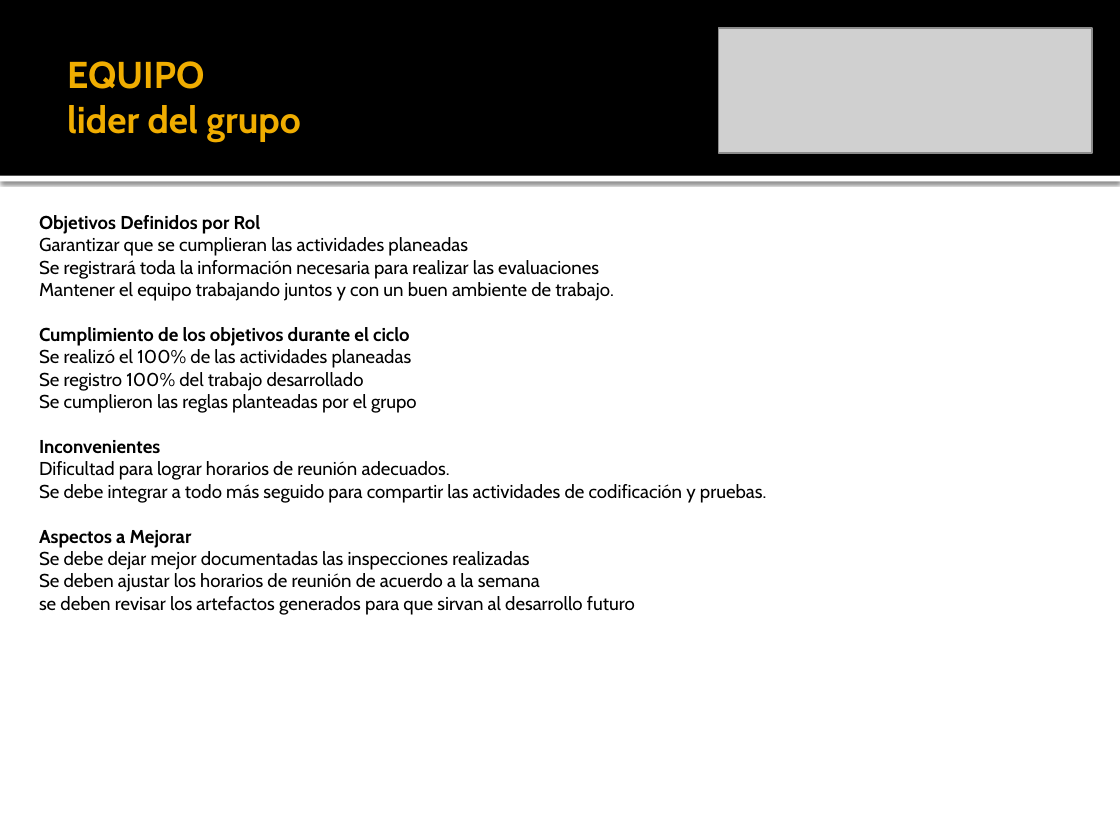
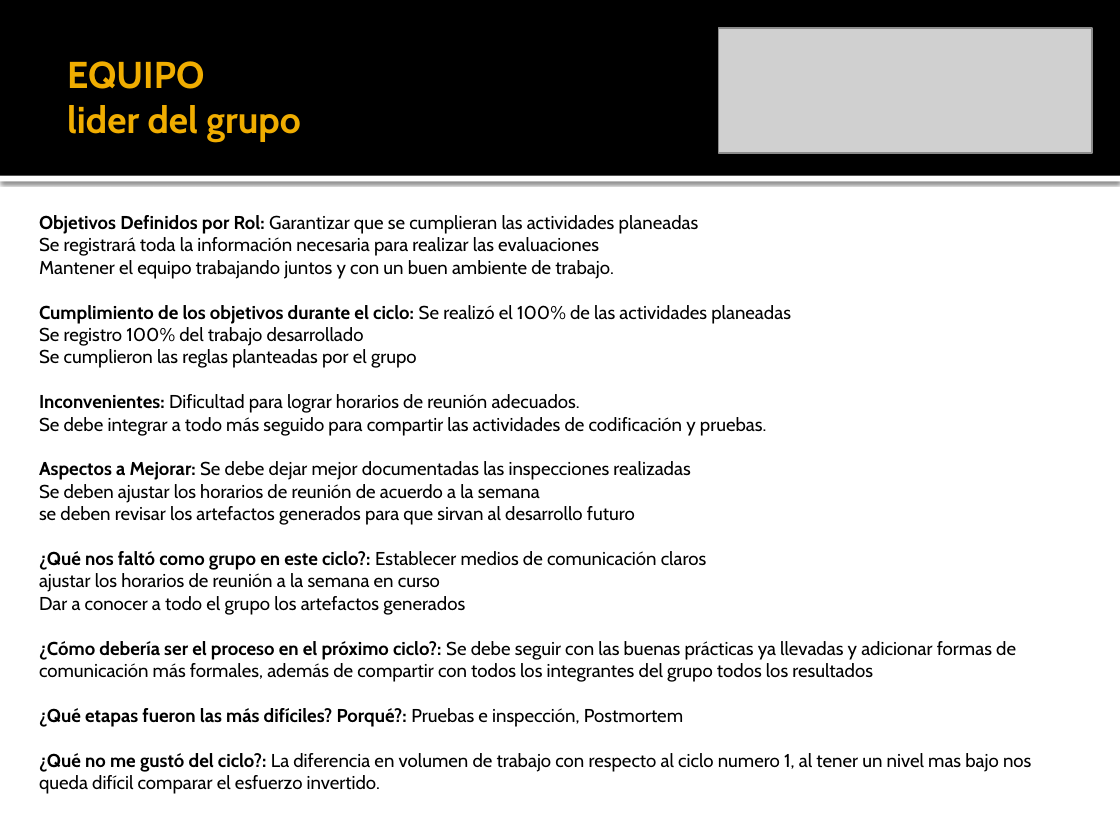
Before and after one commit to leseroth/ingenium-managment, a slide deck: slide 11 of CSOF5101 Ingeniera de Software/TSP/0323PostMortemTSPCiclo2.pptx (slide 18 before the commit). Drawn at 1120x840 pixels with LibreOffice and Linux fonts; fonts in the diff are those of the drawing; grey boxes stand for pictures. Boxes give left, top, right and bottom in pixels: in the first picture for what was removed or moved away, otherwise in the second. Text is boxed around its words. In the diff, an @@ line names an element or a change of style, - is before the commit and + after.

Commit message:
Version final del ciclo 2

```diff
--- a/CSOF5101 Ingeniera de Software/TSP/0323PostMortemTSPCiclo2.pptx
+++ b/CSOF5101 Ingeniera de Software/TSP/0323PostMortemTSPCiclo2.pptx
@@ text at bbox=[39, 215, 1031, 794]: text changed @@
-Objetivos Definidos por Rol
-Garantizar que se cumplieran las actividades planeadas
-Se registrará toda la información necesaria para realizar las evaluaciones
-Mantener el equipo trabajando juntos y con un buen ambiente de trabajo.
-Cumplimiento de los objetivos durante el ciclo
-Se realizó el 100% de las actividades planeadas
-Se registro 100% del trabajo desarrollado
-Se cumplieron las reglas planteadas por el grupo
-Inconvenientes
-Dificultad para lograr horarios de reunión adecuados.
-Se debe integrar a todo más seguido para compartir las actividades de codificación y pruebas.
-Aspectos a Mejorar
-Se debe dejar mejor documentadas las inspecciones realizadas
-Se deben ajustar los horarios de reunión de acuerdo a la semana
-se deben revisar los artefactos generados para que sirvan al desarrollo futuro
+Objetivos Definidos por Rol: Garantizar que se cumplieran las actividades planeadas
+Se registrará toda la información necesaria para realizar las evaluaciones
+Mantener el equipo trabajando juntos y con un buen ambiente de trabajo.
+Cumplimiento de los objetivos durante el ciclo: Se realizó el 100% de las actividades planeadas
+Se registro 100% del trabajo desarrollado
+Se cumplieron las reglas planteadas por el grupo
+Inconvenientes: Dificultad para lograr horarios de reunión adecuados.
+Se debe integrar a todo más seguido para compartir las actividades de codificación y pruebas.
+Aspectos a Mejorar: Se debe dejar mejor documentadas las inspecciones realizadas
+Se deben ajustar los horarios de reunión de acuerdo a la semana
+se deben revisar los artefactos generados para que sirvan al desarrollo futuro
+¿Qué nos faltó como grupo en este ciclo?: Establecer medios de comunicación claros
+ajustar los horarios de reunión a la semana en curso
+Dar a conocer a todo el grupo los artefactos generados
+¿Cómo debería ser el proceso en el próximo ciclo?: Se debe seguir con las buenas prácticas ya llevadas y adicionar formas de comunicación más formales, además de compartir con todos los integrantes del grupo todos los resultados
+¿Qué etapas fueron las más difíciles? Porqué?: Pruebas e inspección, Postmortem
+¿Qué no me gustó del ciclo?: La diferencia en volumen de trabajo con respecto al ciclo numero 1, al tener un nivel mas bajo nos queda difícil comparar el esfuerzo invertido.
```
Also in this commit, not shown: 8 other slides changed, 1 slide added, 5 slides removed, 1 other file.
